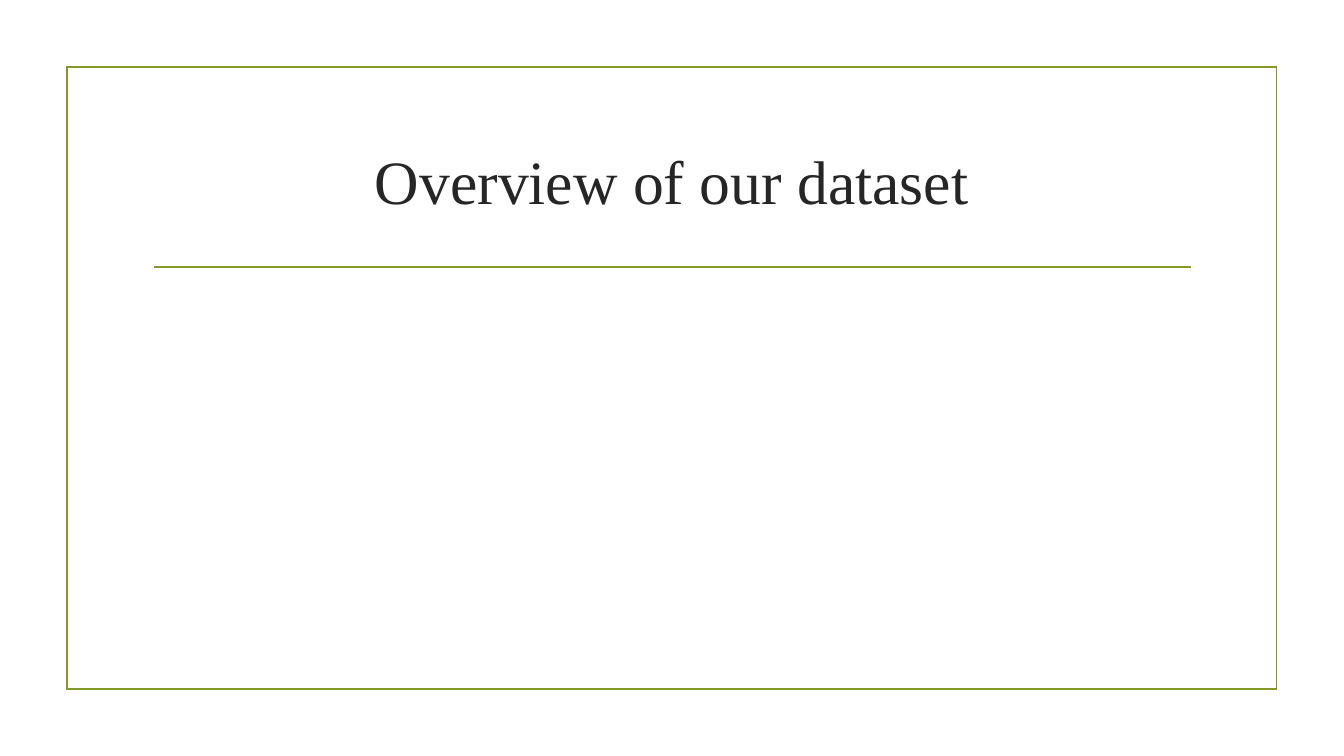
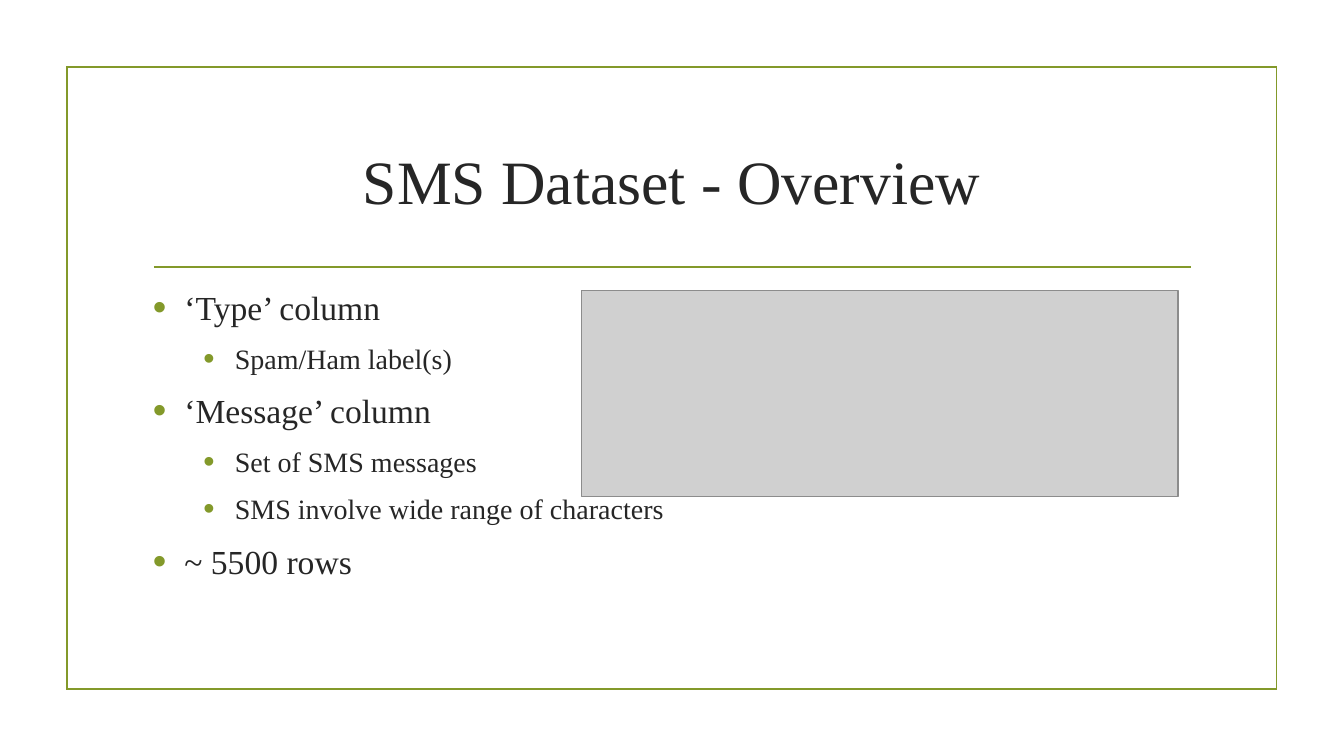
Before and after one commit to devdada/CS-418-Final-Project, a slide deck: slide 3 of SMS Spam Classifier.pptx (slide 2 before the commit). Drawn at 1344x756 pixels with LibreOffice and Linux fonts; fonts in the diff are those of the drawing; grey boxes stand for pictures; background and template pictures are left out. Boxes give left, top, right and bottom in pixels: in the first picture for what was removed or moved away, otherwise in the second. Text is boxed around its words. In the diff, an @@ line names an element or a change of style, - is before the commit and + after.

```diff
--- a/SMS Spam Classifier.pptx
+++ b/SMS Spam Classifier.pptx
@@ title at (363,163,980,205): text changed @@
-Overview of our dataset
+SMS Dataset - Overview
@@ text added at (184,296,664,575), 20 pt, text #262626 @@
+• ‘Type’ column
+  • Spam/Ham label(s)
+• ‘Message’ column
+  • Set of SMS messages
+  • SMS involve wide range of characters
+• ~ 5500 rows
@@ picture added at (582,290,1179,497) @@
```
Also in this commit, not shown: 1 other slide changed, 7 slides added, 1 slide removed.
